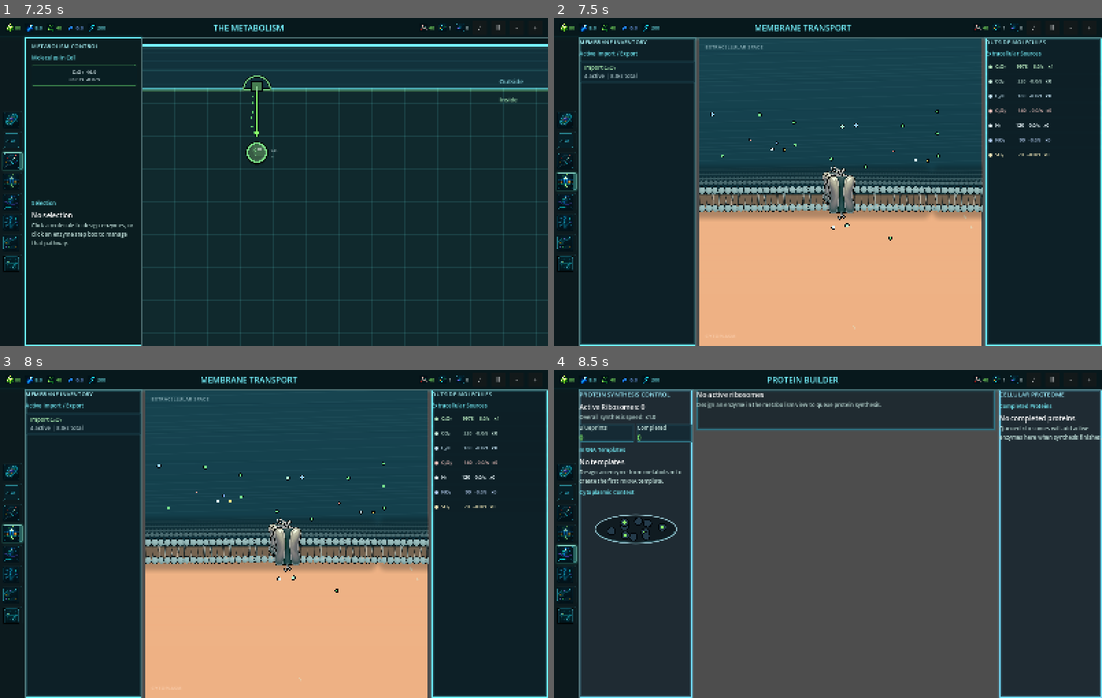
Above: before the commit, frames 1-4 (two rows, left to right).
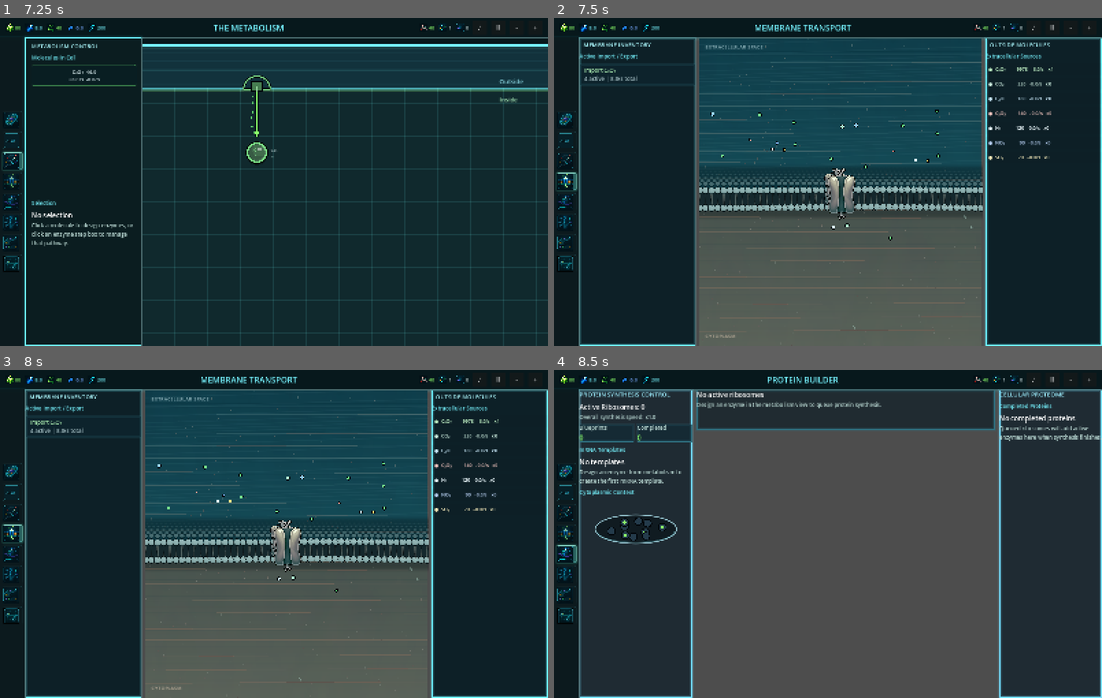
Above: after the commit, the same moments.

Repository: EliasEnglund/SimCell
Game: Godot game, scene res://scenes/main.tscn
The game is run twice, just before and just after one commit, with the same random seed, the same clock (stepped at 60 frames per second) and the same inputs.
Inputs (mouse positions are in pixels of both pictures, inside the frame that each line leads up to):
- Up to frame 1 (7.25 s): click "PLAY" at 0.5 s; click "♪" at 1.25 s; click "♫" at 2 s; click "Ⅱ" at 2.75 s; click "-" at 3.5 s; click "+" at 4.25 s; click (10, 119) at 5.02 s; click (10, 139) at 5.77 s; click (10, 162) at 6.52 s
- Up to frame 2 (7.5 s): click (564, 182) at 7.27 s
- Up to frame 3 (8 s): no input
- Up to frame 4 (8.5 s): click (564, 553) at 8.02 s

Frame 1 is identical in both runs. In frame 2, 27% of the frame differs, in the area x 4-91%, y 6-100%; in frame 3, 27%; in frame 4, nothing differs.

Commit message:
Polish membrane view art and scrolling

Diff:
--- a/scripts/ui/main.gd
+++ b/scripts/ui/main.gd
@@ -2119,11 +2119,21 @@
 	panel.border = Color("6df3ff")
 	panel.border_width = 1.4
 	panel.add_theme_constant_override("separation", 10)
+	panel.add_theme_constant_override("margin_left", 10)
+	panel.add_theme_constant_override("margin_right", 10)
+	panel.add_theme_constant_override("margin_top", 8)
+	panel.add_theme_constant_override("margin_bottom", 8)
 	var title := Label.new()
 	title.text = title_text
 	title.add_theme_font_size_override("font_size", 17)
 	title.modulate = Color("adfaff")
-	panel.add_child(title)
+	var title_inset := MarginContainer.new()
+	title_inset.add_theme_constant_override("margin_left", 12)
+	title_inset.add_theme_constant_override("margin_right", 12)
+	title_inset.add_theme_constant_override("margin_top", 8)
+	title_inset.add_theme_constant_override("margin_bottom", 0)
+	title_inset.add_child(title)
+	panel.add_child(title_inset)
 	return panel
 
 func _metabolism_side_panel(title_text: String) -> VBoxContainer:
@@ -2632,6 +2642,7 @@
 
 	signal scroll_changed(next_scroll: float)
 
+	var environment_texture: Texture2D
 	var membrane_texture: Texture2D
 	var transporter_texture: Texture2D
 	var simulation
@@ -2649,6 +2660,7 @@
 		_membrane_scroll = fposmod(next_scroll, 1.0)
 
 	func _ready() -> void:
+		environment_texture = _load_texture_from_file("res://assets/membrane/membrane-environment-clouds.png")
 		membrane_texture = _load_texture_from_file("res://assets/membrane/flat-layered-membrane-reference-style.png")
 		transporter_texture = _load_texture_from_file("res://assets/membrane/transporter-sheet-opaque.png")
 		mouse_filter = Control.MOUSE_FILTER_STOP
@@ -2765,10 +2777,13 @@
 		draw_string(ThemeDB.fallback_font, Vector2(18, size.y - 24), "CYTOPLASM", HORIZONTAL_ALIGNMENT_LEFT, -1, 15, Color(1.0, 0.88, 0.78, 0.62))
 
 	func _draw_scene_background(rect: Rect2) -> void:
-		draw_rect(rect, Color("102b34"), true)
+		if environment_texture != null:
+			draw_texture_rect(environment_texture, rect, false)
+		else:
+			draw_rect(rect, Color("102b34"), true)
 		var split_y := _membrane_center_y()
-		draw_rect(Rect2(Vector2.ZERO, Vector2(size.x, split_y)), Color("123d49"), true)
-		draw_rect(Rect2(Vector2(0.0, split_y), Vector2(size.x, size.y - split_y)), Color("eeb184"), true)
+		draw_rect(Rect2(Vector2.ZERO, Vector2(size.x, split_y)), Color(0.02, 0.18, 0.22, 0.34), true)
+		draw_rect(Rect2(Vector2(0.0, split_y), Vector2(size.x, size.y - split_y)), Color(0.42, 0.30, 0.22, 0.22), true)
 		for i in 12:
 			var t := float(i) / 11.0
 			draw_rect(Rect2(Vector2(0.0, split_y * t), Vector2(size.x, split_y / 12.0 + 1.0)), Color(0.56, 0.95, 1.0, 0.025 * (1.0 - t)), true)
@@ -2816,7 +2831,8 @@
 	func _draw_scrolling_membrane_texture() -> void:
 		var rect := _membrane_texture_rect()
 		var tile_width := rect.size.x
-		var offset := -fposmod(_membrane_scroll / VISIBLE_MEMBRANE_ARC, 1.0) * tile_width
+		var visible_width := rect.size.x * 0.92
+		var offset := -fposmod((_membrane_scroll / VISIBLE_MEMBRANE_ARC) * visible_width, tile_width)
 		var x := rect.position.x + offset
 		while x > rect.position.x - tile_width:
 			x -= tile_width
@@ -2919,7 +2935,7 @@
 		for i in total:
 			var arrow: Dictionary = arrows[i]
 			var world_t := _transporter_world_t(arrow)
-			var screen_t := _world_to_visible_t(world_t)
+			var screen_t := _world_to_visible_t_with_margin(world_t, 0.16)
 			if screen_t < 0.0:
 				continue
 			var t := screen_t
@@ -2934,8 +2950,8 @@
 			var copies := clampi(int(arrow.get("count", 0)) + int(arrow.get("queued_count", 0)), 1, 9)
 			for copy_index in range(copies - 1, -1, -1):
 				var depth := float(copy_index) / float(maxi(1, copies - 1))
-				var offset := tangent * (-depth * 24.0) - normal * (depth * 24.0)
-				var scale := 1.0 - depth * 0.12
+				var offset := tangent * (-depth * 18.0) - normal * (depth * 18.0)
+				var scale := 1.0 - depth * 0.10
 				var alpha := 1.0
 				_draw_single_transporter(top + offset, bottom + offset, tangent, normal, protein_color, scale, alpha, copy_index == 0, visual_variant)
 
@@ -2949,9 +2965,12 @@
 		return fposmod(0.15 + seed * 0.70, 1.0)
 
 	func _world_to_visible_t(world_t: float) -> float:
+		return _world_to_visible_t_with_margin(world_t, 0.0)
+
+	func _world_to_visible_t_with_margin(world_t: float, margin: float) -> float:
 		var rel := fposmod(world_t - _membrane_scroll + 0.5, 1.0) - 0.5
 		var half_visible := VISIBLE_MEMBRANE_ARC * 0.5
-		if absf(rel) > half_visible:
+		if absf(rel) > half_visible + margin * VISIBLE_MEMBRANE_ARC:
 			return -1.0
 		return clampf(rel / VISIBLE_MEMBRANE_ARC + 0.5, 0.0, 1.0)
 
Binary file changed: assets/membrane/flat-layered-membrane-reference-style.png
Binary file added: assets/membrane/membrane-environment-clouds.png
